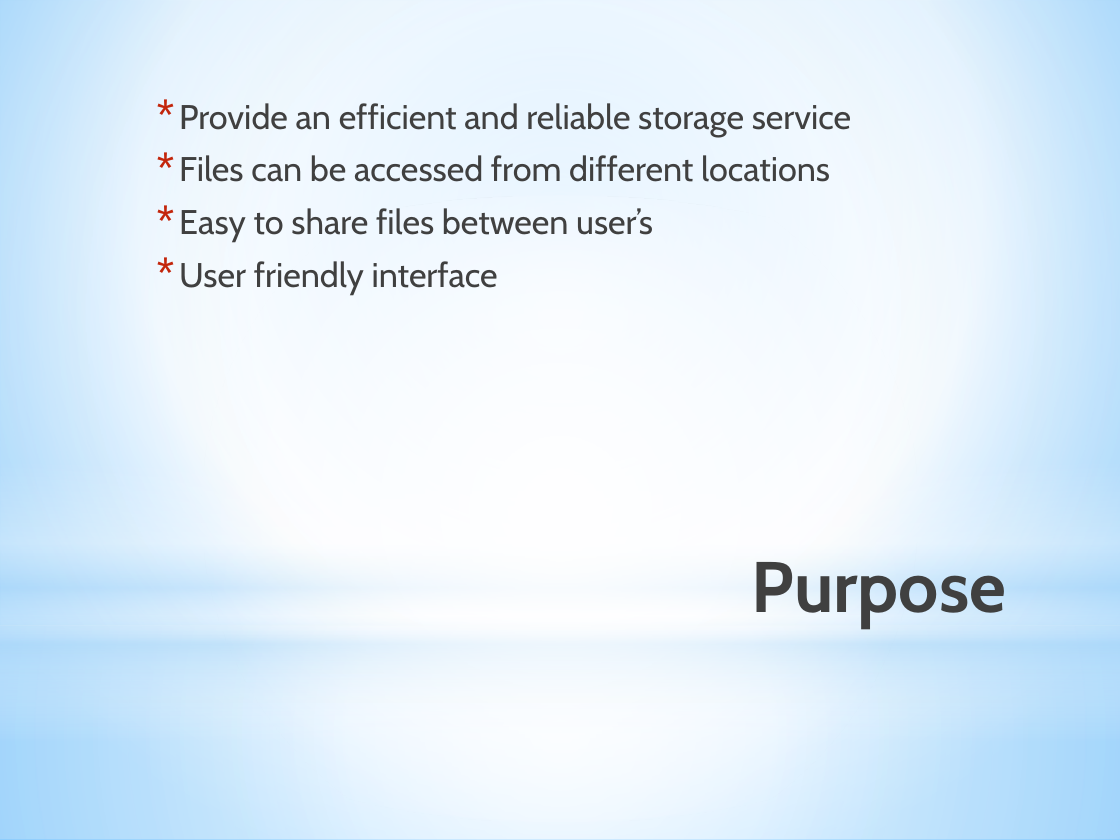
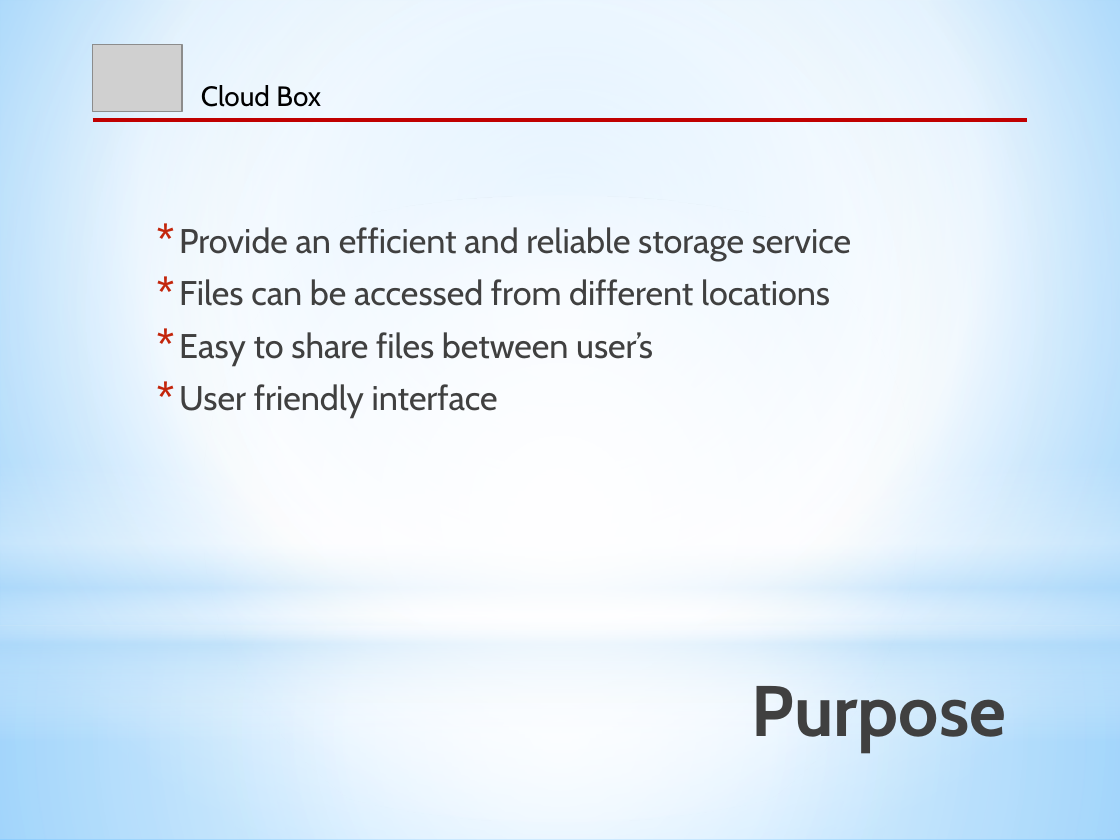
Before and after one commit to CICS525Project/DropboxImpl, a slide deck: slide 2 of Cloud Box_ppt.pptx. Drawn at 1120x840 pixels with LibreOffice and Linux fonts; fonts in the diff are those of the drawing; grey boxes stand for pictures. Boxes give left, top, right and bottom in pixels: in the first picture for what was removed or moved away, otherwise in the second. Text is boxed around its words. In the diff, an @@ line names an element or a change of style, - is before the commit and + after.

```diff
--- a/Cloud Box_ppt.pptx
+++ b/Cloud Box_ppt.pptx
@@ picture added at bbox=[93, 44, 183, 111] @@
@@ text added at bbox=[201, 85, 321, 107], 18 pt, text #000000 @@
+Cloud Box
@@ line added from (93, 120) to (1027, 120), #C00000 2.5 pt @@
@@ text "Provide an efficient and reliable ...": place and size @@
-text "Provide an efficient and reliable ..." at bbox=[179, 103, 851, 295]
+text "Provide an efficient and reliable ..." at bbox=[179, 227, 851, 419]
@@ title "Purpose": place and size @@
-title "Purpose" at bbox=[752, 562, 1006, 629]
+title "Purpose" at bbox=[752, 686, 1006, 752]
```
Also in this commit, not shown: 13 other slides changed.
